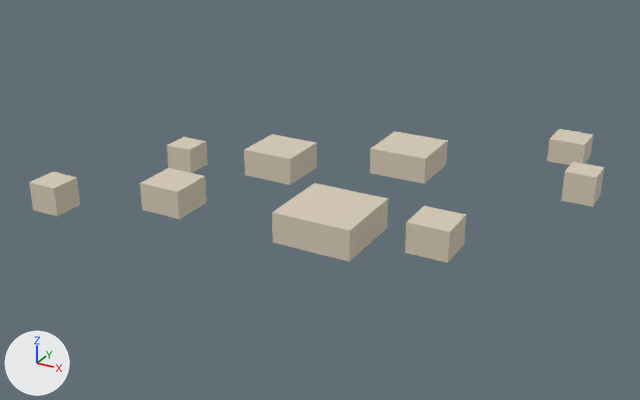
What one commit did to the glTF model cwplans/docklands/data/places/london/tiles/13-8196-6445.glb.
Camera for both pictures: a 50 mm lens placed at (-76.0, -1408.2, 109.8), pointed at (-208.5, -1167.3, -10.7). The lights are fixed; the arrows at lower left show +X, +Y and +Z. The picture after the commit comes second.
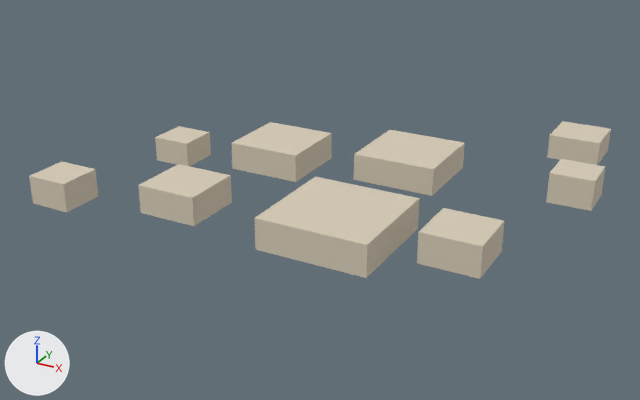
Diff of the bpy script that builds the scene:
```diff
--- a/cwplans/docklands/data/places/london/tiles/13-8196-6445.glb.py
+++ b/cwplans/docklands/data/places/london/tiles/13-8196-6445.glb.py
@@ ob_mesh_0 @@
 ob_mesh_0.parent = ob_node_0
-ob_mesh_0.location = (-279.3, -1217.0, -9.113)
-ob_mesh_0.scale = (10.5, 10.5, 9.76)
+ob_mesh_0.location = (-240.4, -1199.0, -7.977)
+ob_mesh_0.scale = (20.9, 20.9, 9.6)
@@ ob_mesh_0_001 @@
 ob_mesh_0_001.parent = ob_node_0
-ob_mesh_0_001.location = (-260.9, -1170.0, -7.321)
-ob_mesh_0_001.scale = (9.97, 9.97, 8.8)
+ob_mesh_0_001.location = (-231.4, -1154.0, -6.397)
+ob_mesh_0_001.scale = (25.9, 25.9, 9.69)
@@ ob_mesh_0_002 @@
 ob_mesh_0_002.parent = ob_node_0
-ob_mesh_0_002.location = (-244.4, -1200.0, -7.938)
-ob_mesh_0_002.scale = (14.8, 14.8, 9.42)
+ob_mesh_0_002.location = (-185.8, -1197.0, -7.11)
+ob_mesh_0_002.scale = (35.9, 35.9, 10.1)
@@ ob_mesh_0_003 @@
 ob_mesh_0_003.parent = ob_node_0
-ob_mesh_0_003.location = (-227.7, -1161.0, -6.285)
-ob_mesh_0_003.scale = (18.3, 18.3, 9.44)
+ob_mesh_0_003.location = (-185.9, -1145.0, -4.728)
+ob_mesh_0_003.scale = (28.5, 28.5, 9.3)
@@ ob_mesh_0_004 @@
 ob_mesh_0_004.parent = ob_node_0
-ob_mesh_0_004.location = (-188.8, -1196.0, -6.82)
-ob_mesh_0_004.scale = (25.4, 25.4, 9.76)
+ob_mesh_0_004.location = (-148.8, -1194.0, -5.413)
+ob_mesh_0_004.scale = (18.3, 18.3, 9.73)
@@ ob_mesh_0_005 @@
 ob_mesh_0_005.parent = ob_node_0
-ob_mesh_0_005.location = (-187.6, -1141.0, -4.346)
-ob_mesh_0_005.scale = (20.1, 20.1, 9.0)
+ob_mesh_0_005.location = (-129.6, -1144.0, -2.356)
+ob_mesh_0_005.scale = (13.9, 13.9, 9.86)
@@ ob_mesh_0_006 @@
 ob_mesh_0_006.parent = ob_node_0
-ob_mesh_0_006.location = (-157.1, -1192.0, -5.369)
-ob_mesh_0_006.scale = (13.0, 13.0, 9.52)
+ob_mesh_0_006.location = (-137.8, -1108.0, -1.027)
+ob_mesh_0_006.scale = (17.0, 17.0, 8.31)
@@ ob_mesh_0_007 @@
 ob_mesh_0_007.parent = ob_node_0
-ob_mesh_0_007.location = (-139.4, -1113.0, -1.145)
-ob_mesh_0_007.scale = (12.0, 12.0, 8.1)
+ob_mesh_0_007.location = (-281.0, -1211.0, -9.097)
+ob_mesh_0_007.scale = (14.9, 14.9, 9.86)
@@ ob_mesh_0_008 @@
 ob_mesh_0_008.parent = ob_node_0
-ob_mesh_0_008.location = (-127.7, -1144.0, -2.086)
-ob_mesh_0_008.scale = (9.83, 9.83, 9.7)
+ob_mesh_0_008.location = (-267.6, -1164.0, -7.449)
+ob_mesh_0_008.scale = (14.1, 14.1, 8.92)
```

Location of each change, [x1, y1, x2, y2] in pixels of the pictures (640 x 400 px):
'Mesh_0.002', moved, rescaled (146% wider, 96% taller)
    before: [140, 168, 207, 219]
    after: [254, 177, 420, 278]
'Mesh_0.004', moved, rescaled (24% narrower, 10% shorter)
    before: [272, 183, 388, 262]
    after: [417, 208, 505, 279]
'Mesh_0.003', moved, rescaled (51% wider, 29% taller)
    before: [244, 134, 317, 185]
    after: [354, 130, 465, 196]
'Mesh_0', moved, rescaled (83% wider, 40% taller)
    before: [29, 172, 80, 216]
    after: [138, 164, 232, 226]
'Mesh_0.001', moved, rescaled (143% wider, 65% taller)
    before: [167, 137, 208, 173]
    after: [231, 122, 332, 182]
'Mesh_0.005', moved, rescaled (24% narrower)
    before: [370, 131, 448, 184]
    after: [546, 159, 605, 211]
'Mesh_0.006', moved, rescaled (22% shorter)
    before: [405, 206, 466, 263]
    after: [547, 121, 611, 165]
'Mesh_0.007', moved, rescaled (49% wider, 41% taller)
    before: [547, 129, 593, 165]
    after: [29, 161, 98, 212]
'Mesh_0.008', moved, rescaled (30% wider, 11% shorter)
    before: [561, 162, 604, 207]
    after: [155, 126, 211, 166]
